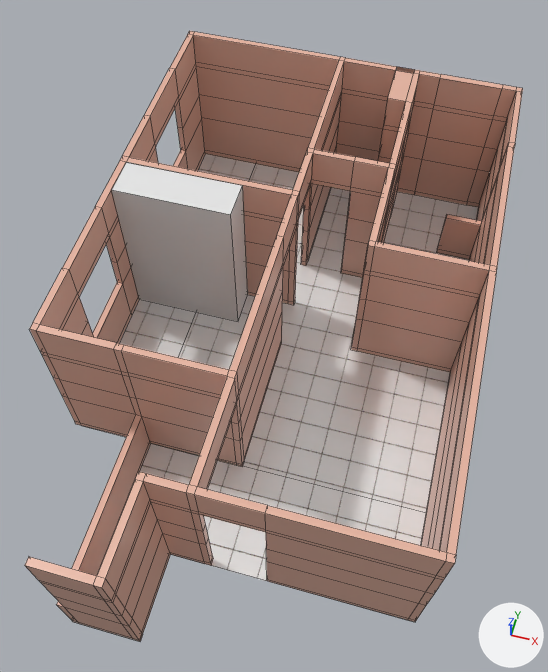
One commit to the Blender file Ap.blend: the scene before it, then after it.
One viewpoint serves both versions: a 50 mm camera at (2.13, -5.62, 11.06) aimed at (0.46, 0.49, 1.29). Lighting does not change. The marker at lower right points along +X, +Y and +Z. Mesh edges are drawn as thin lines.

In view in the first picture: 'Chao', 'Cube', 'Paredes'.
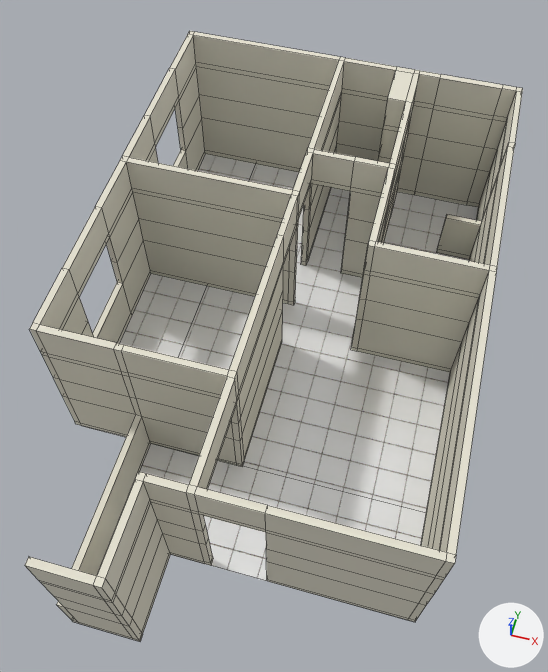
Changed parts and their boxes [x1, y1, x2, y2] in the pictures (548 x 672 px):
'Paredes', recoloured: [25, 31, 523, 641] in both
'Cube', deleted: before [112, 162, 248, 321]

The change in detail:
Material 'Parede Branca' (mat_parede_branca) is new.
Its base color is (0.8, 0.771, 0.656) (white #e7e3d4).
me_cube_010 has 686 vertices, 704 faces and spans x -2.83..2.95, y -5.47..3.87, z -1.34..1.44.
me_cube_010 no longer uses material mat_parede_rosa.
me_cube_010 now uses material mat_parede_branca (white #e7e3d4).
Object 'Cube' (ob_cube) is deleted.
